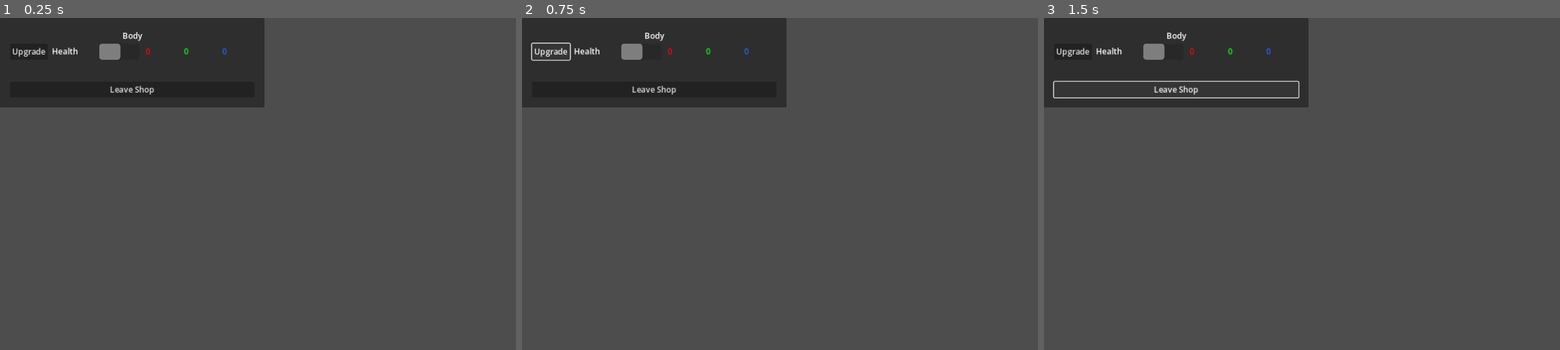
Above: before the commit, frames 1-3 (left to right).
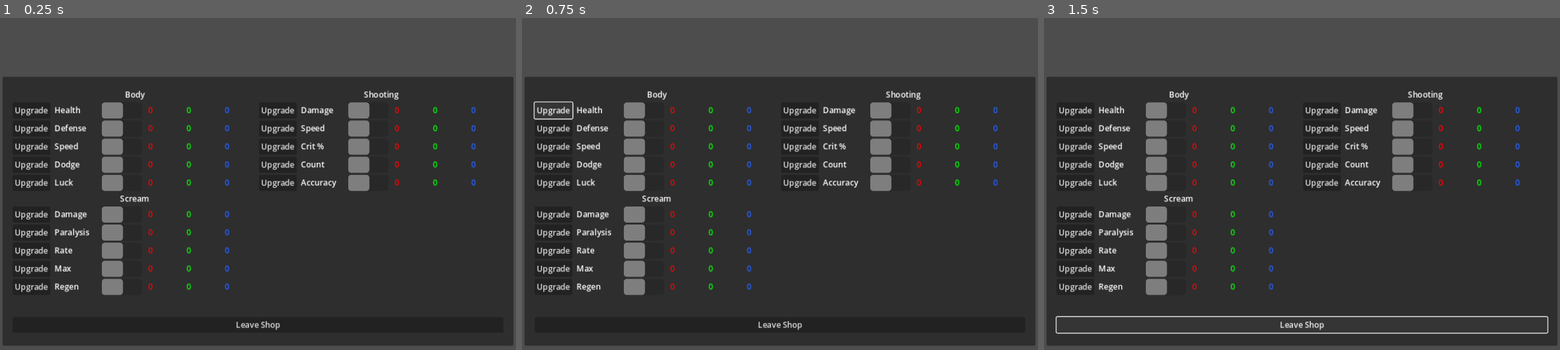
Above: after the commit, the same moments.

Repository: Zereijin/GGJ2023
Game: Godot game, scene res://shop/shop_panel.tscn
The game is run twice, just before and just after one commit, with the same random seed, the same clock (stepped at 60 frames per second) and the same inputs. This scene is started directly instead of the project's main scene.
Inputs:
- Up to frame 1 (0.25 s): no input
- Up to frame 2 (0.75 s): click "Upgrade" at 0.5 s
- Up to frame 3 (1.5 s): click "Leave Shop" at 1.25 s

The runs differ from the first frame. In frame 1, 83% of the frame differs, in the area x 0-100%, y 0-99%; in frame 2, 83%; in frame 3, 80%.

Commit message:
Shop panel population and anchoring

Diff:
--- a/shop/shop_panel.tscn
+++ b/shop/shop_panel.tscn
@@ -11,9 +11,18 @@
 grow_vertical = 2
 
 [node name="PanelContainer" type="PanelContainer" parent="."]
-layout_mode = 0
-offset_right = 40.0
-offset_bottom = 40.0
+layout_mode = 1
+anchors_preset = 8
+anchor_left = 0.5
+anchor_top = 0.5
+anchor_right = 0.5
+anchor_bottom = 0.5
+offset_left = -507.0
+offset_top = -267.5
+offset_right = 507.0
+offset_bottom = 267.5
+grow_horizontal = 2
+grow_vertical = 2
 
 [node name="MarginContainer" type="MarginContainer" parent="PanelContainer"]
 layout_mode = 2
@@ -32,17 +41,103 @@
 layout_mode = 2
 columns = 2
 
-[node name="VBoxContainer" type="VBoxContainer" parent="PanelContainer/MarginContainer/VBoxContainer/GridContainer"]
+[node name="BodyVBoxContainer" type="VBoxContainer" parent="PanelContainer/MarginContainer/VBoxContainer/GridContainer"]
 layout_mode = 2
 
-[node name="Label" type="Label" parent="PanelContainer/MarginContainer/VBoxContainer/GridContainer/VBoxContainer"]
+[node name="Label" type="Label" parent="PanelContainer/MarginContainer/VBoxContainer/GridContainer/BodyVBoxContainer"]
 layout_mode = 2
 text = "Body"
 horizontal_alignment = 1
 
-[node name="MaxHealthContainer" parent="PanelContainer/MarginContainer/VBoxContainer/GridContainer/VBoxContainer" instance=ExtResource("1_gf714")]
+[node name="HealthStatContainer" parent="PanelContainer/MarginContainer/VBoxContainer/GridContainer/BodyVBoxContainer" instance=ExtResource("1_gf714")]
 layout_mode = 2
 stat_name = "Health"
+stat_level = 5
+
+[node name="DefenseStatContainer" parent="PanelContainer/MarginContainer/VBoxContainer/GridContainer/BodyVBoxContainer" instance=ExtResource("1_gf714")]
+layout_mode = 2
+stat_name = "Defense"
+stat_level = 5
+
+[node name="MovementSpeedStatContainer" parent="PanelContainer/MarginContainer/VBoxContainer/GridContainer/BodyVBoxContainer" instance=ExtResource("1_gf714")]
+layout_mode = 2
+stat_name = "Speed"
+stat_level = 5
+
+[node name="DodgeStatContainer" parent="PanelContainer/MarginContainer/VBoxContainer/GridContainer/BodyVBoxContainer" instance=ExtResource("1_gf714")]
+layout_mode = 2
+stat_name = "Dodge"
+stat_level = 5
+
+[node name="LuckStatContainer" parent="PanelContainer/MarginContainer/VBoxContainer/GridContainer/BodyVBoxContainer" instance=ExtResource("1_gf714")]
+layout_mode = 2
+stat_name = "Luck"
+stat_level = 5
+
+[node name="GunVBoxContainer" type="VBoxContainer" parent="PanelContainer/MarginContainer/VBoxContainer/GridContainer"]
+layout_mode = 2
+
+[node name="Label" type="Label" parent="PanelContainer/MarginContainer/VBoxContainer/GridContainer/GunVBoxContainer"]
+layout_mode = 2
+text = "Shooting"
+horizontal_alignment = 1
+
+[node name="ProjectileDamageStatContainer" parent="PanelContainer/MarginContainer/VBoxContainer/GridContainer/GunVBoxContainer" instance=ExtResource("1_gf714")]
+layout_mode = 2
+stat_name = "Damage"
+stat_level = 5
+
+[node name="AttackSpeedStatContainer" parent="PanelContainer/MarginContainer/VBoxContainer/GridContainer/GunVBoxContainer" instance=ExtResource("1_gf714")]
+layout_mode = 2
+stat_name = "Speed"
+stat_level = 5
+
+[node name="CritStatContainer" parent="PanelContainer/MarginContainer/VBoxContainer/GridContainer/GunVBoxContainer" instance=ExtResource("1_gf714")]
+layout_mode = 2
+stat_name = "Crit %"
+stat_level = 5
+
+[node name="ProjectileCountStatContainer" parent="PanelContainer/MarginContainer/VBoxContainer/GridContainer/GunVBoxContainer" instance=ExtResource("1_gf714")]
+layout_mode = 2
+stat_name = "Count"
+stat_level = 5
+
+[node name="AccuracyStatContainer" parent="PanelContainer/MarginContainer/VBoxContainer/GridContainer/GunVBoxContainer" instance=ExtResource("1_gf714")]
+layout_mode = 2
+stat_name = "Accuracy"
+stat_level = 5
+
+[node name="ScreamVBoxContainer" type="VBoxContainer" parent="PanelContainer/MarginContainer/VBoxContainer/GridContainer"]
+layout_mode = 2
+
+[node name="Label" type="Label" parent="PanelContainer/MarginContainer/VBoxContainer/GridContainer/ScreamVBoxContainer"]
+layout_mode = 2
+text = "Scream"
+horizontal_alignment = 1
+
+[node name="ScreamDamageStatContainer" parent="PanelContainer/MarginContainer/VBoxContainer/GridContainer/ScreamVBoxContainer" instance=ExtResource("1_gf714")]
+layout_mode = 2
+stat_name = "Damage"
+stat_level = 5
+
+[node name="ParalysisDurationStatContainer" parent="PanelContainer/MarginContainer/VBoxContainer/GridContainer/ScreamVBoxContainer" instance=ExtResource("1_gf714")]
+layout_mode = 2
+stat_name = "Paralysis"
+stat_level = 5
+
+[node name="ChargeSpeedStatContainer" parent="PanelContainer/MarginContainer/VBoxContainer/GridContainer/ScreamVBoxContainer" instance=ExtResource("1_gf714")]
+layout_mode = 2
+stat_name = "Rate"
+stat_level = 5
+
+[node name="ChargeMaxStatContainer" parent="PanelContainer/MarginContainer/VBoxContainer/GridContainer/ScreamVBoxContainer" instance=ExtResource("1_gf714")]
+layout_mode = 2
+stat_name = "Max"
+stat_level = 5
+
+[node name="HealthRegenStatContainer" parent="PanelContainer/MarginContainer/VBoxContainer/GridContainer/ScreamVBoxContainer" instance=ExtResource("1_gf714")]
+layout_mode = 2
+stat_name = "Regen"
 stat_level = 5
 
 [node name="CloseButtonMarginContainer" type="MarginContainer" parent="PanelContainer/MarginContainer/VBoxContainer"]
